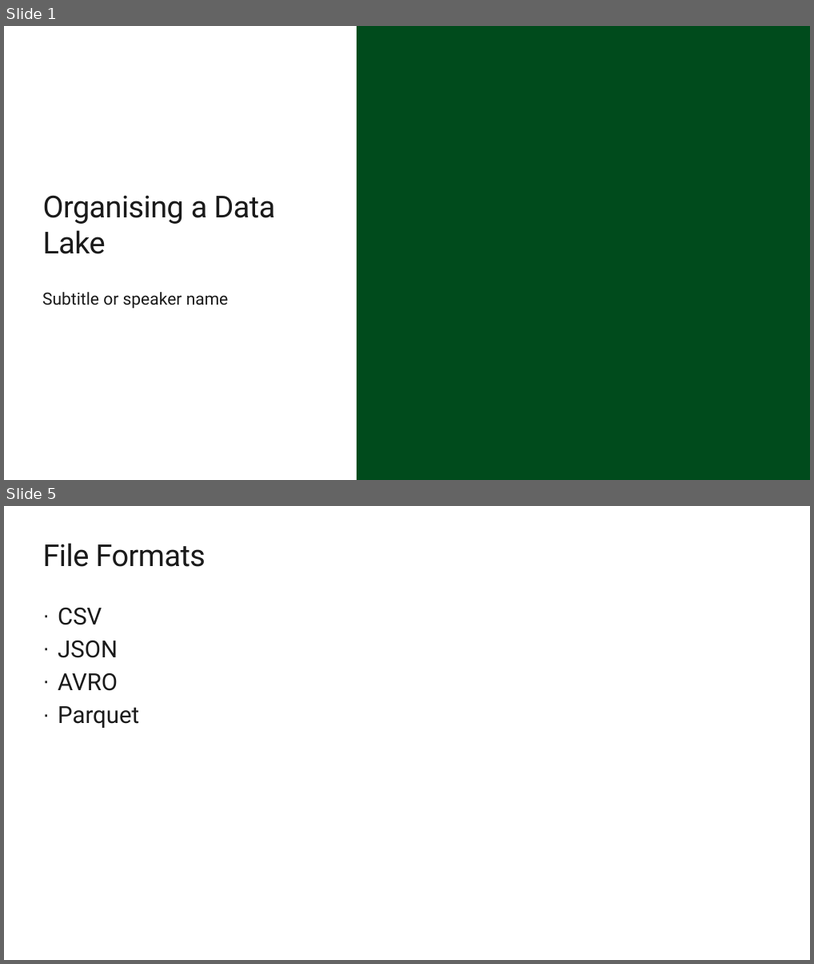
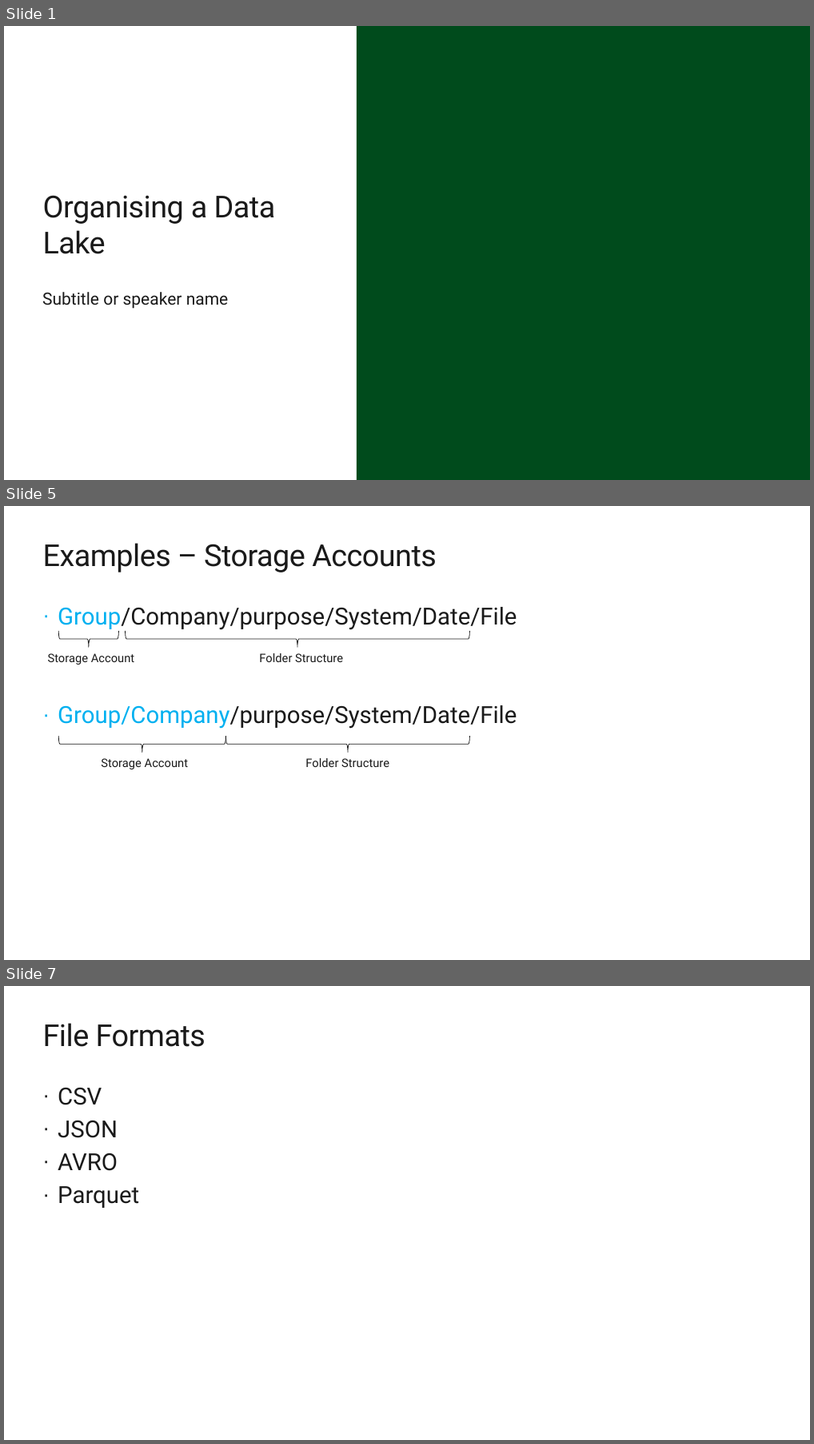
Before and after one commit to davedoesdemos/DataLakeInADay, a slide deck: Session2/content/OrganisingADataLake.pptx. Shown one above the other, each under a label of ours: slides 1 and 5 before the commit, slides 1, 5 and 7 after it; the slides between them are not shown. The pictures are 814x964 and 814x1444 pixels, drawn with LibreOffice and Linux fonts; fonts in the diff are those of the drawing; background and template pictures are left out. Boxes give left, top, right and bottom in pixels: in the first picture for what was removed or moved away, otherwise in the second. Text is boxed around its words. In the diff, an @@ line names an element or a change of style, - is before the commit and + after.

```diff
--- a/Session2/content/OrganisingADataLake.pptx
+++ b/Session2/content/OrganisingADataLake.pptx
@@ slide 5 added at (4, 506, 810, 960), background #FFFFFF @@
@@ title added at (43, 543, 437, 572), 36 pt, text #1A1A1A @@
+Examples – Storage Accounts
@@ text added at (58, 607, 517, 728), 28 pt, text #1A1A1A @@
+· Group/Company/purpose/System/Date/File
+· Group/Company/purpose/System/Date/File
@@ right brace added at (58, 631, 119, 648), outline #1A1A1A 0.75 pt @@
@@ right brace added at (126, 631, 470, 648), outline #1A1A1A 0.75 pt @@
@@ text added at (48, 653, 134, 664), 14 pt, text #1A1A1A @@
+Storage Account
@@ text added at (259, 653, 343, 662), 14 pt, text #1A1A1A @@
+Folder Structure
@@ right brace added at (58, 736, 226, 752), outline #1A1A1A 0.75 pt @@
@@ right brace added at (226, 736, 470, 752), outline #1A1A1A 0.75 pt @@
@@ text added at (101, 758, 188, 769), 14 pt, text #1A1A1A @@
+Storage Account
@@ text added at (306, 758, 390, 767), 14 pt, text #1A1A1A @@
+Folder Structure
@@ what was slide 5 is now slide 7 @@
```
Also in this commit, not shown: 3 slides changed, 1 other slide added.
